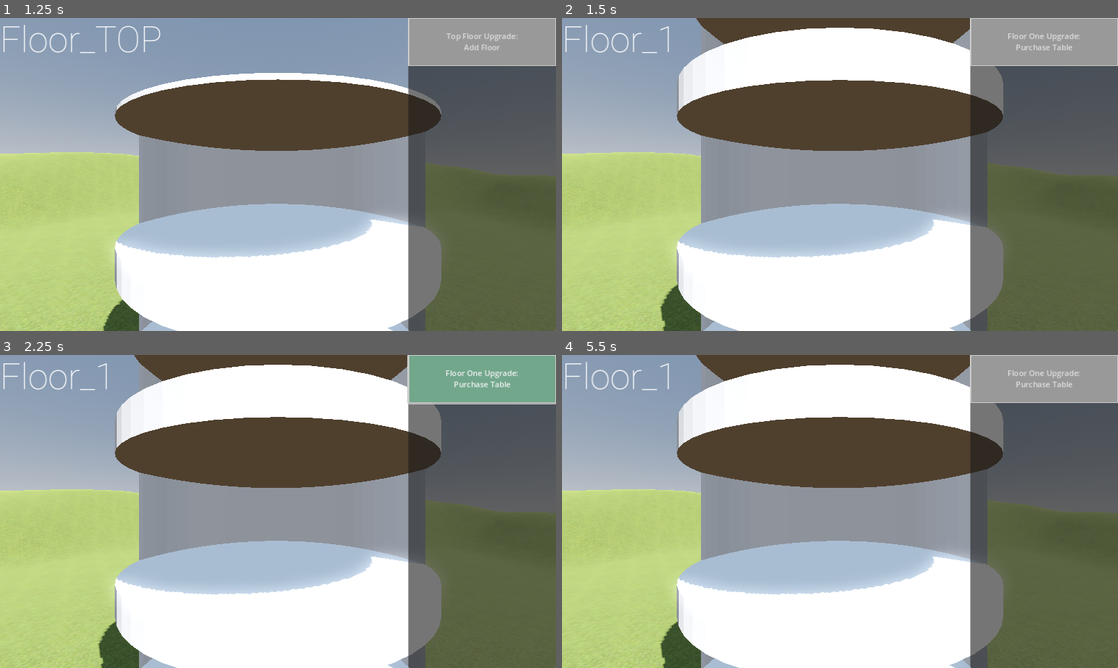
Above: before the commit, frames 1-4 (two rows, left to right).
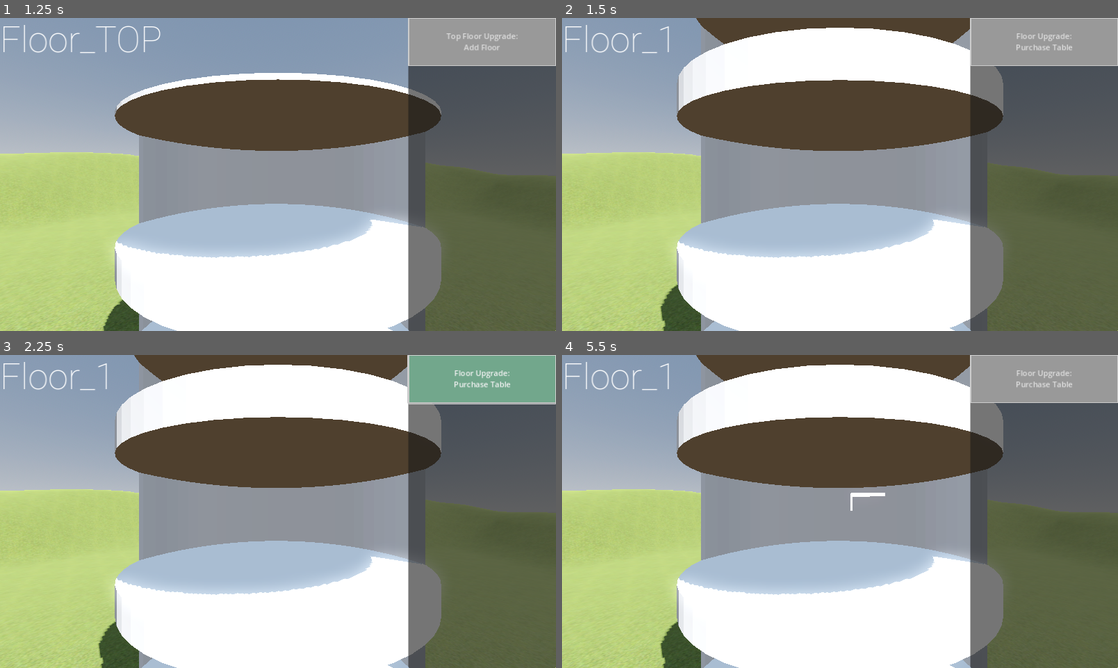
Above: after the commit, the same moments.

Repository: CalebLGreen/tower
Game: Godot game, scene res://Scenes/main.tscn
Same seed, same stepped clock (60 frames per second), same inputs: the game is played once before the commit and once after it.
Inputs (mouse positions are in pixels of both pictures, inside the frame that each line leads up to):
- Up to frame 1 (1.25 s): tap Enter at 0.5 s; move the mouse to (250, 237) at 0.52 s; hold W (pan_up) from 0.53 s (still down); click (250, 237) at 0.6 s; tap Space (open_shop) at 0.77 s
- Up to frame 2 (1.5 s): release W (pan_up) at 1.25 s; click "Top Floor Upgrade: Add Floor" at 1.25 s
- Up to frame 3 (2.25 s): click (483, 380) at 2 s, where only the run before the commit has a clickable "Floor One Upgrade: Purchase T…"
- Up to frame 4 (5.5 s): click (1045, 380) at 2.75 s, where only the run after the commit has a clickable "Floor Upgrade: Purchase Table"; tap Space (open_shop) at 3.5, 3.77, 5, 5.27 s; move the mouse to (1006, 558) at 3.52 s; hold W (pan_up) 3.53-4.28 s; tap Mouse wheel down (pan_away) at 3.6 s; click (1006, 558) at 3.8 s; tap Enter at 4.25 s; move the mouse to (673, 464) at 4.27 s; hold S (pan_down) from 4.28 s (still down); tap Mouse wheel up (pan_in) at 4.35 s; click (673, 464) at 4.55 s; move the mouse to (867, 511) at 5.02 s; click (867, 511) at 5.1 s

Frame 1 is identical in both runs. In frame 2, 0.1% of the frame differs, in the area x 80-94%, y 4-8%; in frame 3, 0.1%; in frame 4, 0.2%, in the area x 51-94%, y 4-50%.

Commit message:
fixed placing tables

Diff:
--- /dev/null
+++ b/Models/green.tres
@@ -0,0 +1,6 @@
+[gd_resource type="StandardMaterial3D" format=3 uid="uid://87s3c87h4xkk"]
+
+[resource]
+transparency = 4
+blend_mode = 1
+albedo_color = Color(0.1595, 0.87, 0, 0.619608)
--- /dev/null
+++ b/Models/red.tres
@@ -0,0 +1,6 @@
+[gd_resource type="StandardMaterial3D" format=3 uid="uid://deg8drggqq8d4"]
+
+[resource]
+transparency = 4
+blend_mode = 1
+albedo_color = Color(0.788235, 0.129412, 0.227451, 1)
--- a/Scenes/main.tscn
+++ b/Scenes/main.tscn
@@ -39,30 +39,6 @@
 border_width_bottom = 2
 
 [sub_resource type="StyleBoxFlat" id="StyleBoxFlat_wsl6q"]
-content_margin_left = 0.0
-content_margin_top = 0.0
-content_margin_right = 0.0
-content_margin_bottom = 0.0
-border_width_left = 2
-border_width_top = 2
-border_width_right = 2
-border_width_bottom = 2
-
-[sub_resource type="StyleBoxFlat" id="StyleBoxFlat_88tba"]
-bg_color = Color(0.445637, 0.654481, 0.55062, 1)
-border_width_left = 2
-border_width_top = 2
-border_width_right = 2
-border_width_bottom = 2
-
-[sub_resource type="StyleBoxFlat" id="StyleBoxFlat_ut4it"]
-bg_color = Color(0.384337, 0.68628, 0.327559, 1)
-border_width_left = 2
-border_width_top = 2
-border_width_right = 2
-border_width_bottom = 2
-
-[sub_resource type="StyleBoxFlat" id="StyleBoxFlat_imq66"]
 content_margin_left = 0.0
 content_margin_top = 0.0
 content_margin_right = 0.0
@@ -156,22 +132,13 @@
 offset_bottom = 116.0
 grow_horizontal = 2
 
-[node name="Floor_One_Table" type="Button" parent="UI/ShopPanel/VBoxContainer"]
+[node name="Floor_Add_Table" type="Button" parent="UI/ShopPanel/VBoxContainer"]
 custom_minimum_size = Vector2(0, 100)
 layout_mode = 2
 theme_override_styles/hover = SubResource("StyleBoxFlat_2wlad")
 theme_override_styles/pressed = SubResource("StyleBoxFlat_4eops")
 theme_override_styles/normal = SubResource("StyleBoxFlat_wsl6q")
-text = "Floor One Upgrade:
-Purchase Table"
-
-[node name="Floor_Two_Table" type="Button" parent="UI/ShopPanel/VBoxContainer"]
-custom_minimum_size = Vector2(0, 100)
-layout_mode = 2
-theme_override_styles/hover = SubResource("StyleBoxFlat_88tba")
-theme_override_styles/pressed = SubResource("StyleBoxFlat_ut4it")
-theme_override_styles/normal = SubResource("StyleBoxFlat_imq66")
-text = "Floor Two Upgrade:
+text = "Floor Upgrade:
 Purchase Table"
 
 [node name="Floor_Top_Add_Floor" type="Button" parent="UI/ShopPanel/VBoxContainer"]
@@ -190,5 +157,5 @@
 material_override = SubResource("StandardMaterial3D_m304t")
 mesh = ExtResource("7_wsdlj")
 
-[connection signal="pressed" from="UI/ShopPanel/VBoxContainer/Floor_One_Table" to="." method="_on_floor_one_table_pressed"]
+[connection signal="pressed" from="UI/ShopPanel/VBoxContainer/Floor_Add_Table" to="." method="_on_floor_add_table_pressed"]
 [connection signal="pressed" from="UI/ShopPanel/VBoxContainer/Floor_Top_Add_Floor" to="." method="_on_floor_top_add_floor_pressed"]
--- a/Scenes/table.tscn
+++ b/Scenes/table.tscn
@@ -1,4 +1,6 @@
-[gd_scene load_steps=5 format=4 uid="uid://c6laskv1k34p6"]
+[gd_scene load_steps=7 format=4 uid="uid://c6laskv1k34p6"]
+
+[ext_resource type="Material" uid="uid://87s3c87h4xkk" path="res://Models/green.tres" id="1_22x83"]
 
 [sub_resource type="StandardMaterial3D" id="StandardMaterial3D_k7k5k"]
 
@@ -32,16 +34,27 @@
 blend_shape_mode = 0
 shadow_mesh = SubResource("ArrayMesh_meqoh")
 
-[sub_resource type="ConcavePolygonShape3D" id="ConcavePolygonShape3D_s6tff"]
+[sub_resource type="ConcavePolygonShape3D" id="ConcavePolygonShape3D_wneox"]
 data = PackedVector3Array(-0.5, 0.3355, 0.45, -0.5, -0.5, 0.5, -0.5, -0.5, 0.45, -0.5, 0.5, -0.5, -0.5, -0.5, -0.45, -0 …(4499 unchanged characters)…
 
-[node name="Table" type="StaticBody3D"]
+[sub_resource type="BoxShape3D" id="BoxShape3D_vqbkj"]
+size = Vector3(1, 1, 2.0014)
 
-[node name="Table_Mesh" type="MeshInstance3D" parent="."]
+[node name="Node3D" type="Node3D"]
+
+[node name="Table" type="StaticBody3D" parent="."]
+
+[node name="Table_Mesh" type="MeshInstance3D" parent="Table"]
 transform = Transform3D(1, 0, 0, 0, 1, 0, 0, 0, 2, 0, 0, 0)
 mesh = SubResource("ArrayMesh_lm0yq")
 skeleton = NodePath("")
+surface_material_override/0 = ExtResource("1_22x83")
 
-[node name="Table_Collision" type="CollisionShape3D" parent="."]
+[node name="Table_Collision" type="CollisionShape3D" parent="Table"]
 transform = Transform3D(1, 0, 0, 0, 1, 0, 0, 0, 2, 0, 0, 0)
-shape = SubResource("ConcavePolygonShape3D_s6tff")
+shape = SubResource("ConcavePolygonShape3D_wneox")
+
+[node name="Table_Area" type="Area3D" parent="Table"]
+
+[node name="Table_Area_Collision" type="CollisionShape3D" parent="Table/Table_Area"]
+shape = SubResource("BoxShape3D_vqbkj")
--- a/Scripts/UI_Elements.gd
+++ b/Scripts/UI_Elements.gd
@@ -55,9 +55,7 @@
 	#print("Updating Shop")
 	for i in get_node("ShopPanel/VBoxContainer").get_children():
 		i.hide()
-	if floor.name == "Floor_1":
-		$ShopPanel/VBoxContainer/Floor_One_Table.show()
-	elif floor.name == "Floor_2":
-		$ShopPanel/VBoxContainer/Floor_Two_Table.show()
+	if floor.name in ["Floor_1", "Floor_2"]:
+		$ShopPanel/VBoxContainer/Floor_Add_Table.show()
 	elif floor.name == "Floor_TOP":
 		$ShopPanel/VBoxContainer/Floor_Top_Add_Floor.show()
--- a/Scripts/main.gd
+++ b/Scripts/main.gd
@@ -7,7 +7,15 @@
 @onready var top_floor = get_node("Tower/Floor_TOP")
 @onready var number_of_floors : int
 @onready var blank_floor : PackedScene = preload("res://Scenes/floor_blank.tscn")
+@onready var table : PackedScene = preload("res://Scenes/table.tscn")
+
+
+var ghost_table = null
+
+
+# Shop variables
 var in_build_menu : bool = false
+var building_table : bool = false
 
 # Make it such that only Floor 0 and Floor Top exist at first
 
@@ -23,7 +31,7 @@
 		in_build_menu = false
 	#print(in_build_menu)
 	handle_mouse_controls()
-	print(get_current_floor())
+	#print(get_current_floor())
 
 
 func handle_mouse_controls() -> void:
@@ -37,6 +45,51 @@
 
 	var ray_result : Dictionary = space_state.intersect_ray(ray)
 	# Make a ray cast for adding items to shops
+	if in_build_menu and building_table:
+		#print("BUILDING")
+		if ray_result.size() > 0:
+			var curr_floor = get_current_floor()
+			if ghost_table == null:
+				ghost_table = table.instantiate()
+				get_node("Tower/%s" % [curr_floor]).add_child(ghost_table)
+				ghost_table.visible
+			if ghost_table:
+				var mesh_instance = ghost_table.get_node("Table/Table_Mesh")
+				var intersection_point : Vector3 = ray_result.get("position")
+				ghost_table.position = intersection_point + Vector3(0, -3.38, 0)
+
+				# Get the area3d
+				var area = ghost_table.get_node("Table/Table_Area")
+				if area and area is Area3D:
+					area.global_transform.origin = ghost_table.global_transform.origin
+
+					# Check for overlaps
+					var overlaps = area.get_overlapping_bodies()
+					#print(overlaps)
+					var valid_overlaps = []
+					for body in overlaps:
+						if not is_floor(body, curr_floor):
+							valid_overlaps.append(body)
+
+					if overlaps.size() > 1:
+						#print("Cannot place table: overlap detected.")
+						mesh_instance.set_surface_override_material(0, load("res://Models/red.tres"))
+					else:
+						mesh_instance.set_surface_override_material(0, load("res://Models/green.tres"))
+						if Input.is_action_just_pressed("left_click"):
+							ghost_table.visible
+							ghost_table.position -= Vector3(0, 0.02, 0)
+							mesh_instance.set_surface_override_material(0, null)
+							ghost_table = null
+							building_table = false
+
+
+func is_floor(body: Node3D, current_floor) -> bool:
+	if body.name == current_floor:
+		return true
+	else:
+		return false
+
 
 func _on_floor_top_add_floor_pressed() -> void:
 	var new_floor = blank_floor.instantiate()
@@ -55,10 +108,10 @@
 	return number_of_floors
 
 
-func get_current_floor() -> int:
-	var current_floor = floor(camera.position.y / 3.9)
-	return current_floor
+func get_current_floor() -> String:
+	var current_floor_name = get_node("UI/Label").text
+	return current_floor_name
 
 
-func _on_floor_one_table_pressed() -> void:
-	pass # Replace with function body.
+func _on_floor_add_table_pressed() -> void:
+	building_table = true
--- a/project.godot
+++ b/project.godot
@@ -46,3 +46,8 @@
 "events": [Object(InputEventKey,"resource_local_to_scene":false,"resource_name":"","device":-1,"window_id":0,"alt_press …(191 unchanged characters)…
 ]
 }
+left_click={
+"deadzone": 0.5,
+"events": [Object(InputEventMouseButton,"resource_local_to_scene":false,"resource_name":"","device":-1,"window_id":0,"alt_pressed":false,"shift_pressed":false,"ctrl_pressed":false,"meta_pressed":false,"button_mask":0,"position":Vector2(0, 0),"global_position":Vector2(0, 0),"factor":1.0,"button_index":1,"canceled":false,"pressed":false,"double_click":false,"script":null)
+]
+}
Not shown: 1 places in Scenes/main.tscn that only renumber resources
